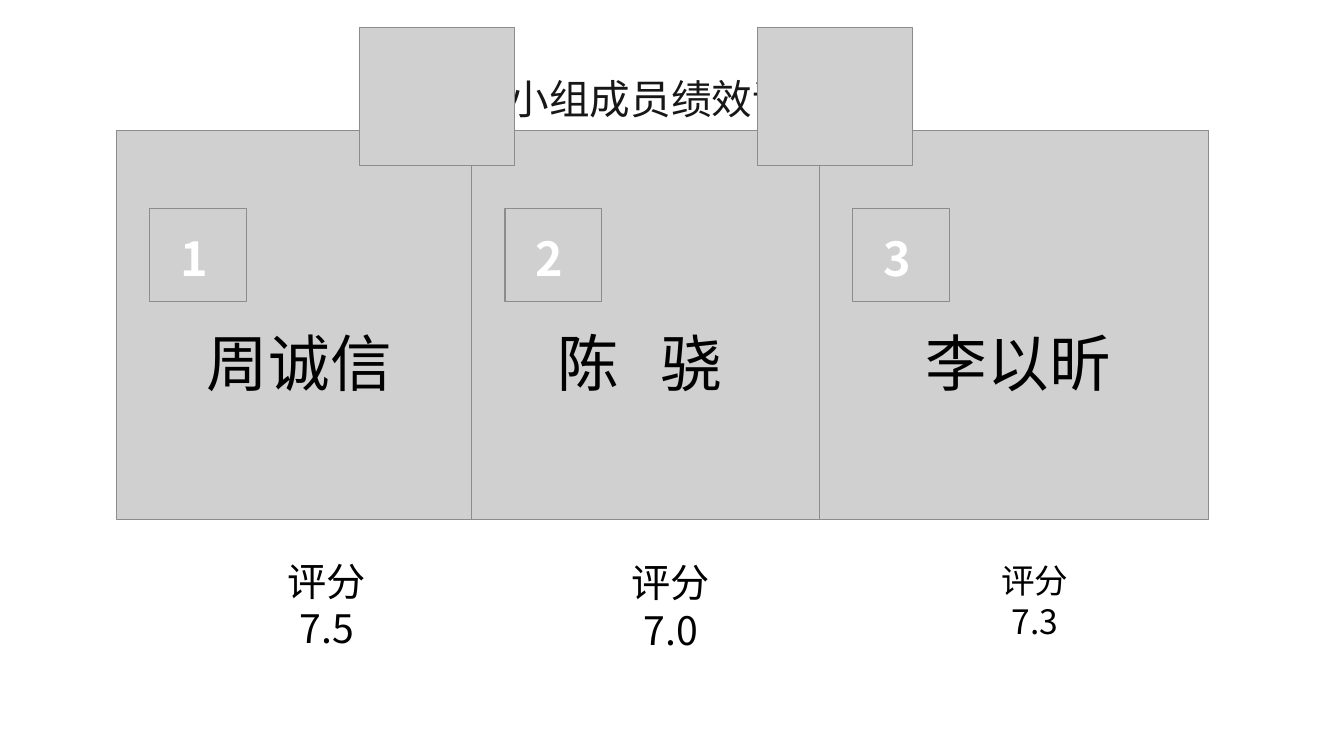
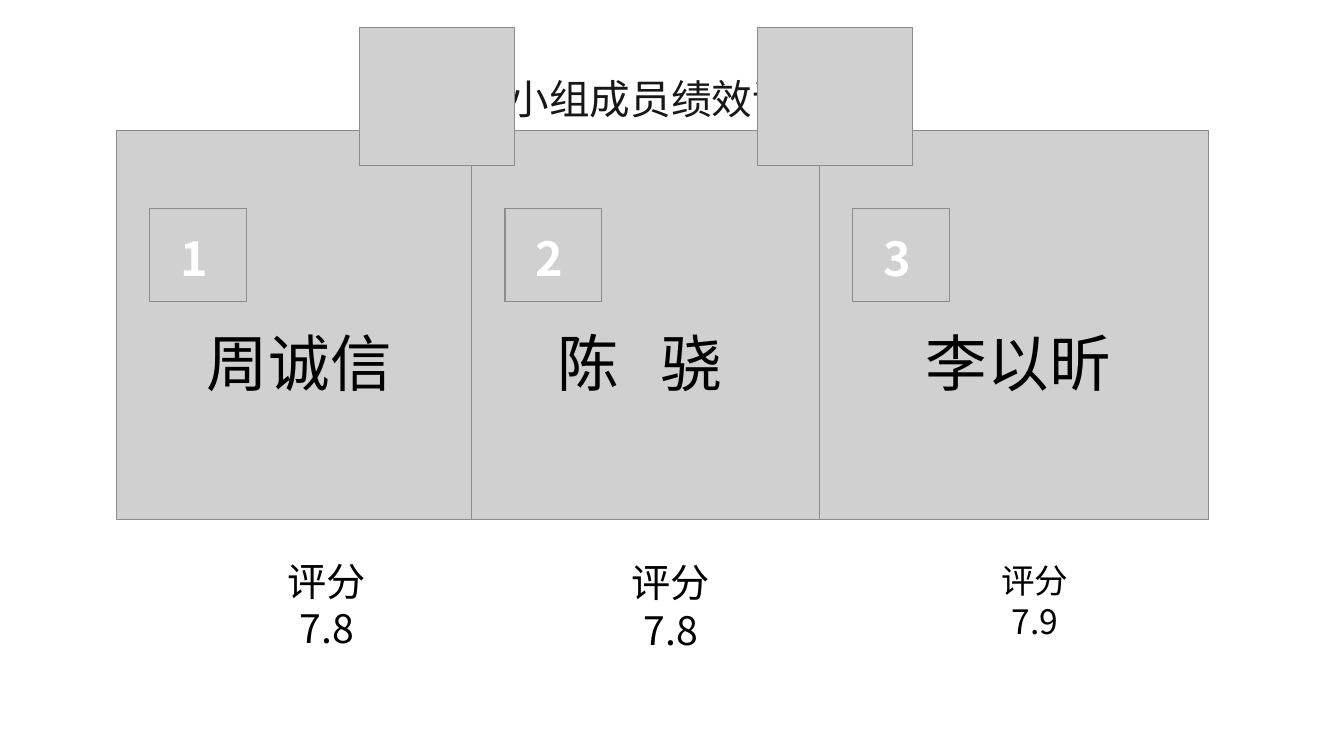
Before and after one commit to diligentsun/new-flappy-bird, a slide deck: slide 20 of 项目实现/项目实现PPT.pptx (slide 16 before the commit). Drawn at 1344x756 pixels with LibreOffice and Linux fonts; fonts in the diff are those of the drawing; grey boxes stand for pictures; background and template pictures are left out. Boxes give left, top, right and bottom in pixels: in the first picture for what was removed or moved away, otherwise in the second. Text is boxed around its words. In the diff, an @@ line names an element or a change of style, - is before the commit and + after.

```diff
--- a/项目实现/项目实现PPT.pptx
+++ b/项目实现/项目实现PPT.pptx
@@ text at box(300, 614, 354, 644): text changed @@
-7.5
+7.8
@@ text at box(644, 616, 698, 646): text changed @@
-7.0
+7.8
@@ text at box(1012, 609, 1059, 635): text changed @@
-7.3
+7.9
```
Also in this commit, not shown: 5 other slides changed, 4 slides added, 6 other files.
